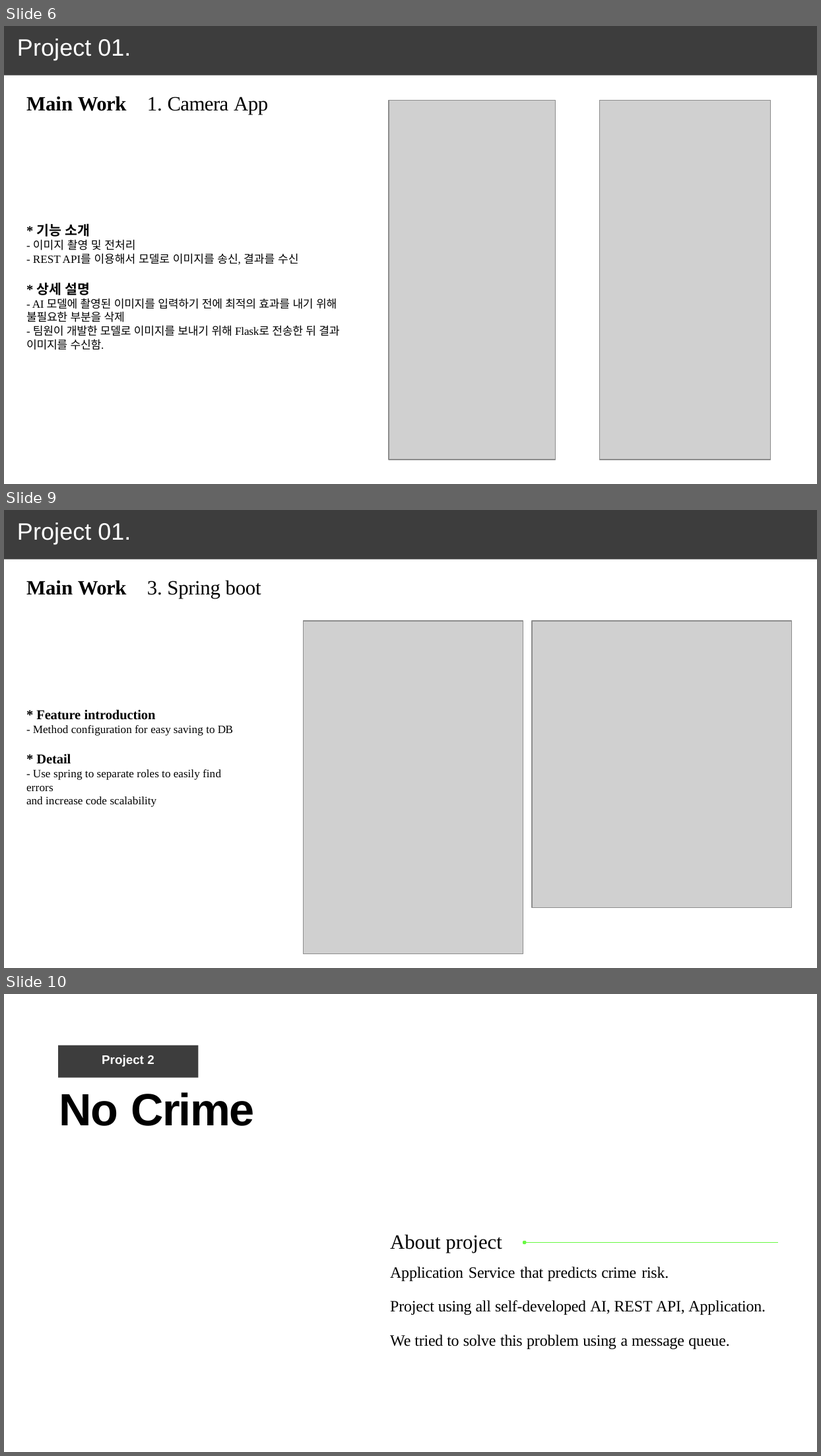
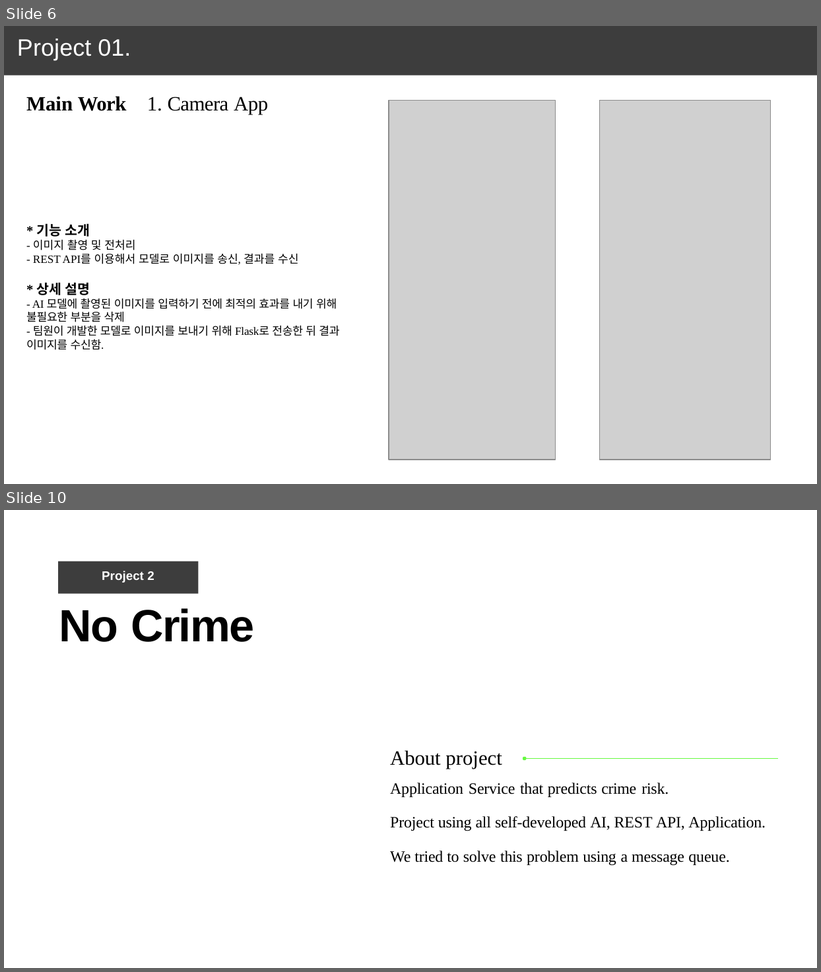
Before and after one commit to June222/June222.github.io, a slide deck: porfolio_kangjunwoo-010-5495-4551.pptx. Shown one above the other, each under a label of ours: slides 6, 9 and 10 before the commit, slides 6 and 10 after it; the slides between them are not shown. The pictures are 821x1456 and 821x972 pixels, drawn with LibreOffice and Linux fonts; fonts in the diff are those of the drawing; grey boxes stand for pictures. Boxes give left, top, right and bottom in pixels: in the first picture for what was removed or moved away, otherwise in the second. Text is boxed around its words. In the diff, an @@ line names an element or a change of style, - is before the commit and + after.

Commit message:
add: 흐름도 추가 및 위치 수정
기존에 있던 코드 대신 데이터의 흐름을 파악할 수 있게 관계도를 추가함.
마지막 순서에 있떤 Spring Boot를 APP 개발 앞으로 위치를 변경해
파악하기쉽게 만듬

```diff
--- a/porfolio_kangjunwoo-010-5495-4551.pptx
+++ b/porfolio_kangjunwoo-010-5495-4551.pptx
@@ slide 9 removed at (4,510,817,968), background #FFFFFF; not listed: 1 template element that a slide beside it also shows @@
@@ title removed at (17,523,131,544) @@
-Project 01.
@@ text removed at (26,580,127,595) @@
-Main Work
@@ text removed at (147,580,261,598) @@
-3. Spring boot
@@ picture removed at (303,621,523,953) @@
@@ picture removed at (532,621,792,907) @@
@@ text removed at (26,709,233,807) @@
-* Feature introduction
-- Method configuration for easy saving to DB
-* Detail
-- Use spring to separate roles to easily find errors
-and increase code scalability
```
Also in this commit, not shown: 1 slide changed, 2 slides added, 1 other slide removed.
